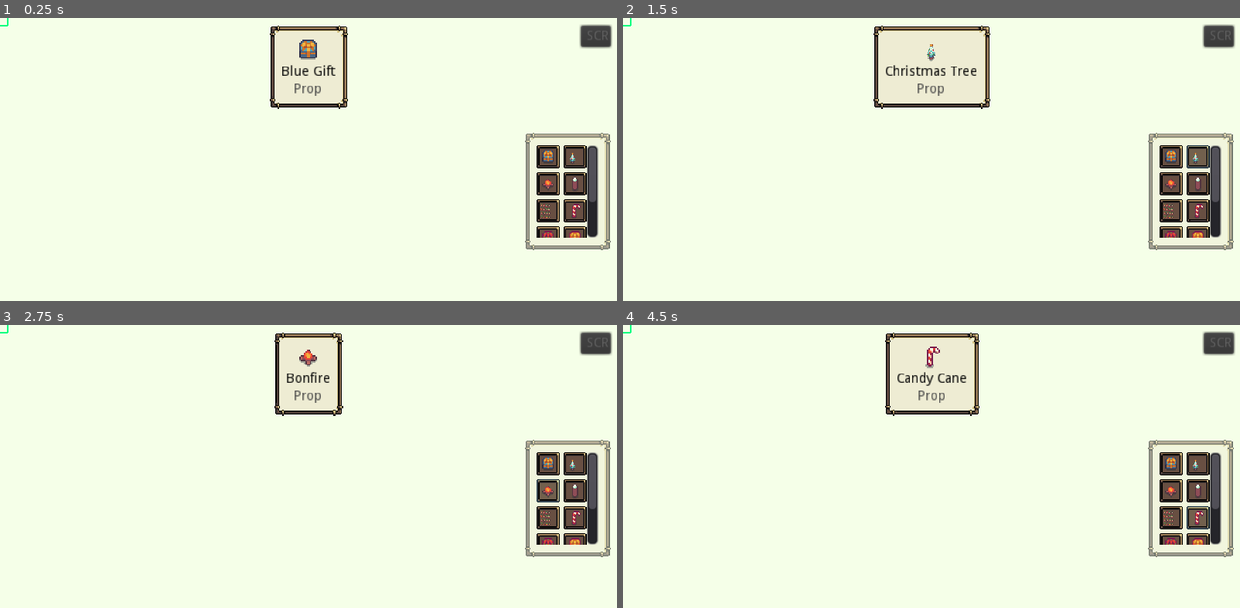
Above: before the commit, frames 1-4 (two rows, left to right).
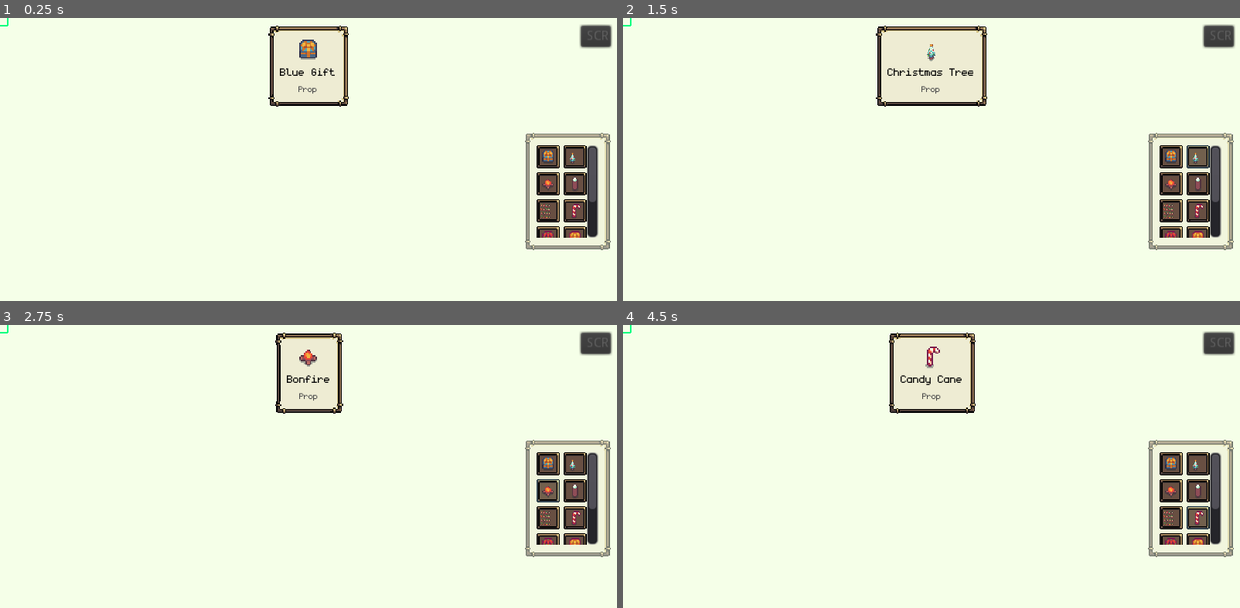
Above: after the commit, the same moments.

Repository: IvessJohn/godot-SantasPresentFactory
Game: Godot game, scene res://source/level/TestLevel.tscn
Same seed, same stepped clock (60 frames per second), same inputs: the game is played once before the commit and once after it.
Inputs (mouse positions are in pixels of both pictures, inside the frame that each line leads up to):
- Up to frame 1 (0.25 s): no input
- Up to frame 2 (1.5 s): click (1172, 156) at 0.5 s; click (1196, 156) at 1.25 s
- Up to frame 3 (2.75 s): click (549, 491) at 2 s
- Up to frame 4 (4.5 s): click (1196, 491) at 2.75 s; click (1172, 517) at 3.5 s; click (1196, 517) at 4.25 s

The runs differ from the first frame. In frame 1, 0.9% of the frame differs, in the area x 43-57%, y 2-33%; in frame 2, 1.3%, in the area x 40-60%, y 2-33%; in frame 3, 0.7%; in frame 4, 1.3%.

Commit message:
Found new fonts

Diff:
--- a/source/UI/LevelUI.tscn
+++ b/source/UI/LevelUI.tscn
@@ -18,6 +18,8 @@
 [ext_resource path="res://source/resources/PlaceableObjects/Props/LogSmall.tres" type="Resource" id=16]
 [ext_resource path="res://source/resources/PlaceableObjects/Props/TreeStump.tres" type="Resource" id=17]
 [ext_resource path="res://source/resources/PlaceableObjects/Props/CandyCane.tres" type="Resource" id=18]
+[ext_resource path="res://source/UI/ui_resources/fonts/defaultFont.tres" type="DynamicFont" id=19]
+[ext_resource path="res://source/UI/ui_resources/fonts/smallFont.tres" type="DynamicFont" id=20]
 
 [node name="LevelUI" type="Control" groups=["LevelUI", "UI"]]
 anchor_right = 1.0
@@ -44,10 +46,10 @@
 }
 
 [node name="SelectedItem" type="PanelContainer" parent="MarginContainer"]
-margin_left = 281.0
+margin_left = 276.0
 margin_top = 8.0
-margin_right = 359.0
-margin_bottom = 94.0
+margin_right = 364.0
+margin_bottom = 93.0
 grow_horizontal = 2
 mouse_filter = 2
 size_flags_horizontal = 4
@@ -61,15 +63,15 @@
 [node name="VBoxContainer" type="VBoxContainer" parent="MarginContainer/SelectedItem"]
 margin_left = 12.0
 margin_top = 13.0
-margin_right = 65.0
-margin_bottom = 73.0
+margin_right = 75.0
+margin_bottom = 72.0
 grow_horizontal = 2
 size_flags_horizontal = 4
 size_flags_vertical = 0
 
 [node name="ItemIcon" type="TextureRect" parent="MarginContainer/SelectedItem/VBoxContainer"]
-margin_left = 14.0
-margin_right = 38.0
+margin_left = 19.0
+margin_right = 43.0
 margin_bottom = 24.0
 grow_horizontal = 2
 rect_min_size = Vector2( 24, 24 )
@@ -81,19 +83,21 @@
 
 [node name="ItemLabel" type="Label" parent="MarginContainer/SelectedItem/VBoxContainer"]
 margin_top = 28.0
-margin_right = 53.0
-margin_bottom = 42.0
+margin_right = 63.0
+margin_bottom = 43.0
 grow_horizontal = 2
 custom_colors/font_color = Color( 0, 0, 0, 1 )
+custom_fonts/font = ExtResource( 19 )
 text = "Blue gift"
 align = 1
 
 [node name="TypeLabel" type="Label" parent="MarginContainer/SelectedItem/VBoxContainer"]
-margin_top = 46.0
-margin_right = 53.0
-margin_bottom = 60.0
+margin_top = 47.0
+margin_right = 63.0
+margin_bottom = 59.0
 grow_horizontal = 2
 custom_colors/font_color = Color( 0.294118, 0.294118, 0.294118, 1 )
+custom_fonts/font = ExtResource( 20 )
 text = "Type:"
 align = 1
 
--- a/source/UI/ui_resources/Button9Frame_normal.tres
+++ b/source/UI/ui_resources/Button9Frame_normal.tres
@@ -4,6 +4,7 @@
 
 [resource]
 texture = ExtResource( 1 )
+region_rect = Rect2( 0, 0, 16, 16 )
 margin_left = 4.0
 margin_right = 4.0
 margin_top = 4.0
--- a/source/UI/ui_resources/fonts/defaultFont.tres
+++ b/source/UI/ui_resources/fonts/defaultFont.tres
@@ -1,3 +1,7 @@
-[gd_resource type="DynamicFont" format=2]
+[gd_resource type="DynamicFont" load_steps=2 format=2]
+
+[ext_resource path="res://source/UI/ui_resources/fonts/monogram.ttf" type="DynamicFontData" id=1]
 
 [resource]
+size = 18
+font_data = ExtResource( 1 )
--- a/source/UI/ui_resources/fonts/headerFont.tres
+++ b/source/UI/ui_resources/fonts/headerFont.tres
@@ -1,3 +1,7 @@
-[gd_resource type="DynamicFont" format=2]
+[gd_resource type="DynamicFont" load_steps=2 format=2]
+
+[ext_resource path="res://source/UI/ui_resources/fonts/monogram.ttf" type="DynamicFontData" id=1]
 
 [resource]
+size = 32
+font_data = ExtResource( 1 )
--- a/source/UI/ui_resources/fonts/smallFont.tres
+++ b/source/UI/ui_resources/fonts/smallFont.tres
@@ -1,3 +1,7 @@
-[gd_resource type="DynamicFont" format=2]
+[gd_resource type="DynamicFont" load_steps=2 format=2]
+
+[ext_resource path="res://source/UI/ui_resources/fonts/monogram.ttf" type="DynamicFontData" id=1]
 
 [resource]
+size = 14
+font_data = ExtResource( 1 )
Not shown: 1 places in source/UI/LevelUI.tscn that only renumber resources
Binary file added: source/UI/ui_resources/fonts/monogram-extended.ttf
Binary file added: source/UI/ui_resources/fonts/monogram.ttf
